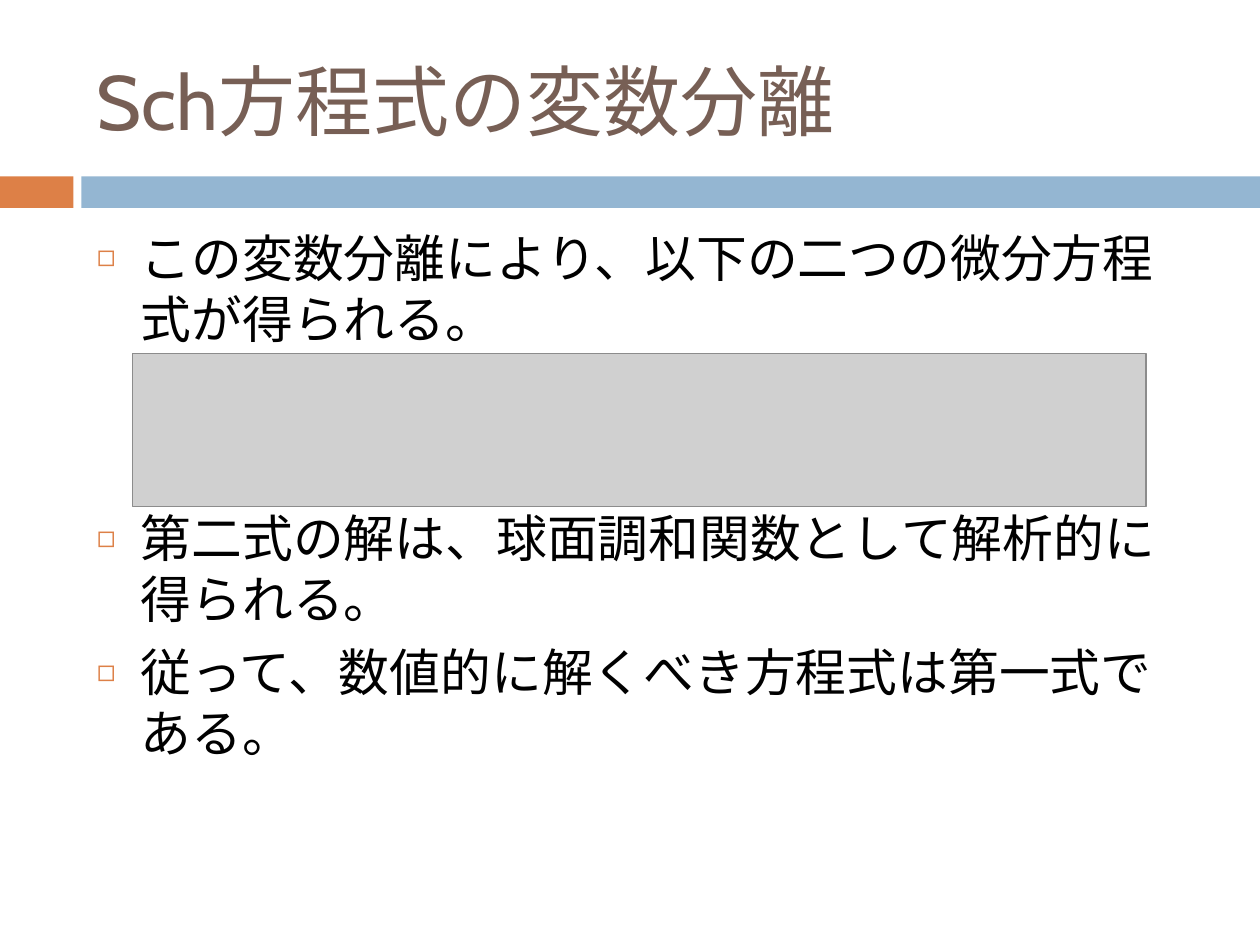
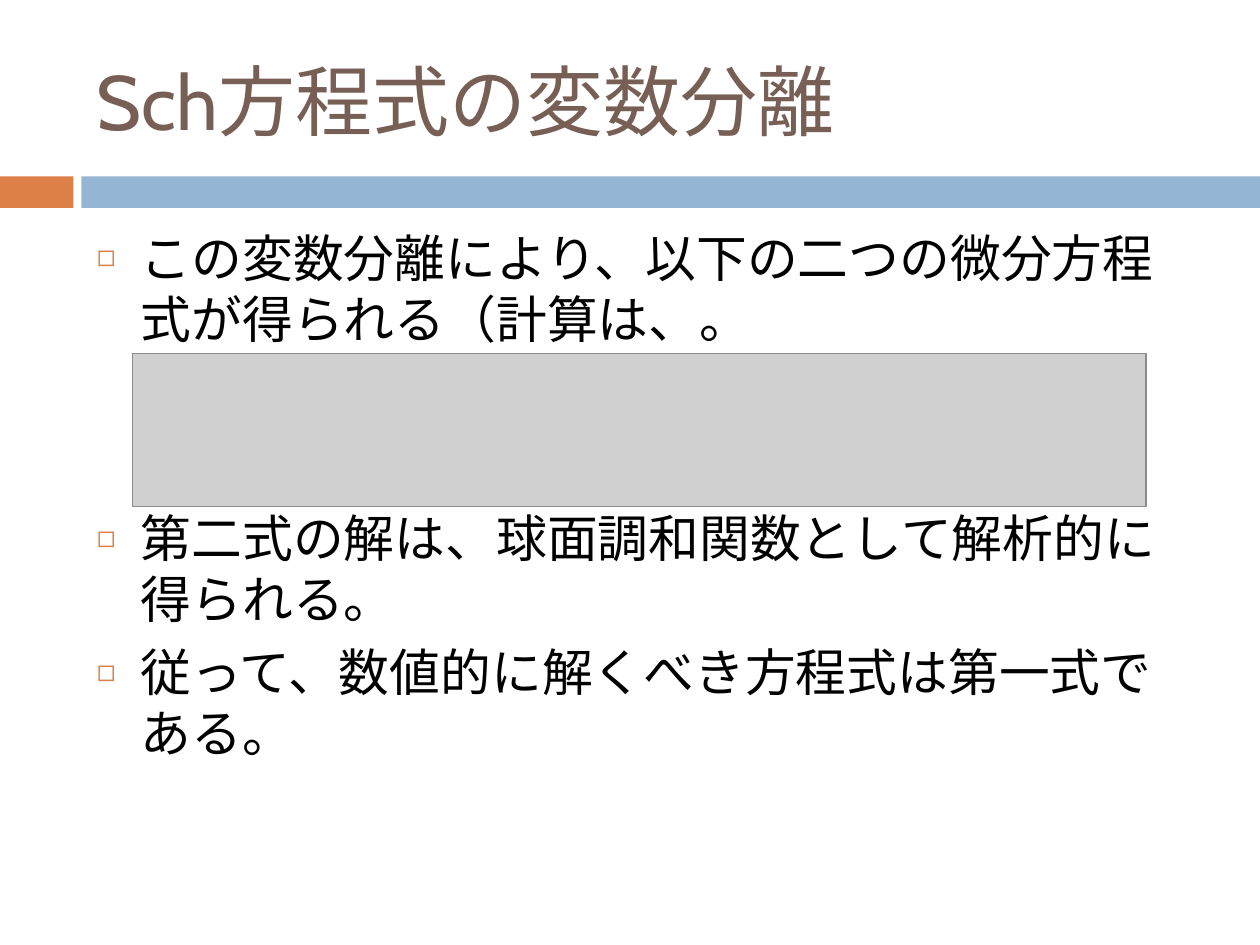
Before and after one commit to dc1394/fukui_sono2, a slide deck: slide 8 of 福井技術者の集いその2_発表資料スライド.pptx. Drawn at 1260x945 pixels with LibreOffice and Linux fonts; fonts in the diff are those of the drawing; grey boxes stand for pictures. Boxes give left, top, right and bottom in pixels: in the first picture for what was removed or moved away, otherwise in the second. Text is boxed around its words. In the diff, an @@ line names an element or a change of style, - is before the commit and + after.

```diff
--- a/福井技術者の集いその2_発表資料スライド.pptx
+++ b/福井技術者の集いその2_発表資料スライド.pptx
@@ text at (141,234,1153,343): text changed @@
-◻ この変数分離により、以下の二つの微分方程式が得られる。
+◻ この変数分離により、以下の二つの微分方程式が得られる（計算は、。
```
Also in this commit, not shown: 6 other slides changed, 6 slides added, 2 other files.
